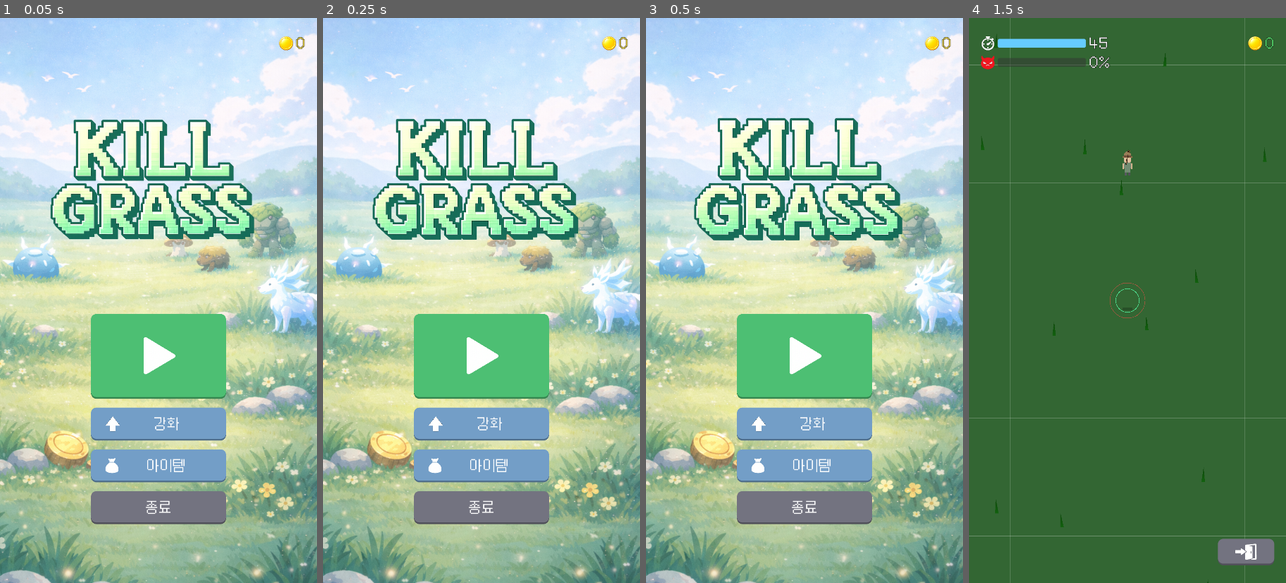
Above: before the commit, frames 1-4 (left to right).
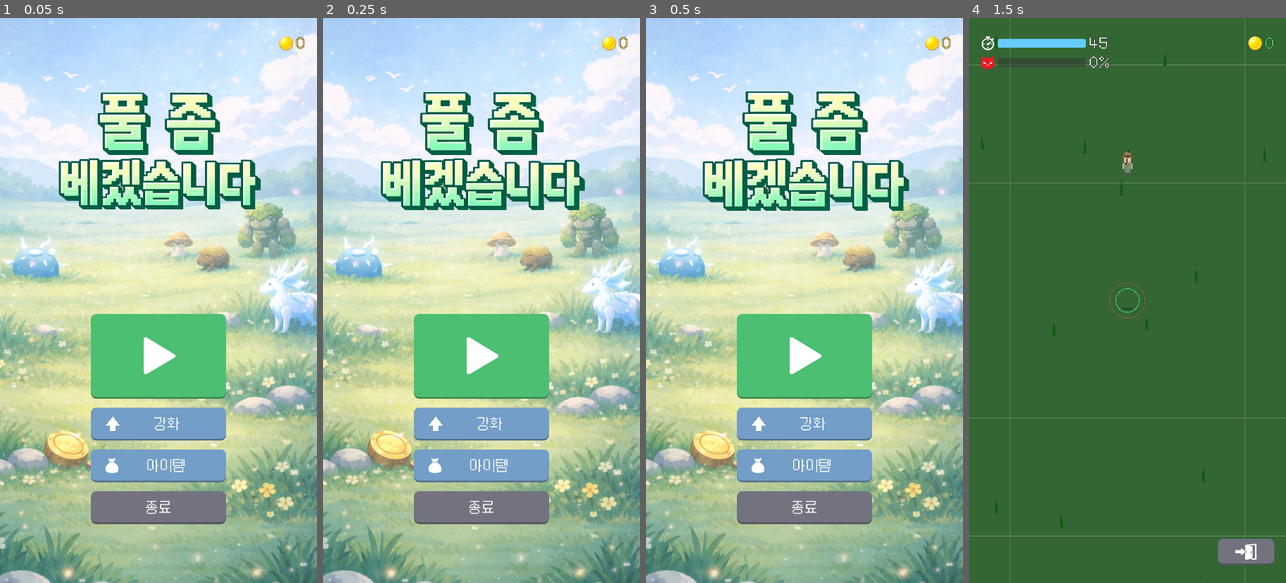
Above: after the commit, the same moments.

Repository: yellyB/game-kill_grass
Game: Godot game, scene res://scenes/ui/main_menu.tscn
The game is run twice, just before and just after one commit, with the same random seed, the same clock (stepped at 60 frames per second) and the same inputs. Sound files missing from this copy of the repository are replaced by a short silence.
Inputs (mouse positions are in pixels of both pictures, inside the frame that each line leads up to):
- Up to frame 1 (0.05 s): no input
- Up to frame 2 (0.25 s): no input
- Up to frame 3 (0.5 s): no input
- Up to frame 4 (1.5 s): click (1127, 357) at 0.5 s; click "게임 입장" at 1.25 s

The runs differ from the first frame. In frame 1, 12% of the frame differs, in the area x 15-83%, y 13-40%; in frame 2, 12%; in frame 3, 12%, in the area x 15-84%, y 13-40%; in frame 4, nothing differs.

Commit message:
Move app icons to app_icon folder, update title image size/position
- Move icon images to resources/images/app_icon/
- Update all import file paths and project references
- Resize title image to half size and shift down 100px

Co-Authored-By: Claude Opus 4.6 <noreply@anthropic.com>

Diff:
--- a/project.godot
+++ b/project.godot
@@ -13,7 +13,7 @@
 config/name="Kill Grass"
 run/main_scene="res://scenes/ui/main_menu.tscn"
 config/features=PackedStringArray("4.3", "Mobile")
-config/icon="res://resources/images/icon_256.png"
+config/icon="res://resources/images/app_icon/icon_256.png"
 config/quit_on_go_back=false
 
 [autoload]
--- a/scenes/ui/main_menu.tscn
+++ b/scenes/ui/main_menu.tscn
@@ -33,10 +33,10 @@
 layout_mode = 1
 anchors_preset = 10
 anchor_right = 1.0
-offset_left = -216.0
-offset_top = 107.0
-offset_right = 216.0
-offset_bottom = 1087.0
+offset_left = -108.0
+offset_top = 207.0
+offset_right = 108.0
+offset_bottom = 697.0
 grow_horizontal = 2
 texture = ExtResource("6_title")
 expand_mode = 1
Renamed: resources/images/icon_192.png -> resources/images/app_icon/icon_192.png
Not shown, changed: resources/images/app_icon/icon_192.png.import
Renamed: resources/images/icon_256.png -> resources/images/app_icon/icon_256.png
Not shown, changed: resources/images/app_icon/icon_256.png.import
Renamed: resources/images/icon_432.png -> resources/images/app_icon/icon_432.png
Not shown, changed: resources/images/app_icon/icon_432.png.import
Not shown, changed: resources/images/app_icon/small_icon.jpg.import
Renamed: resources/images/small_icon.png -> resources/images/app_icon/small_icon.png
Not shown, changed: resources/images/app_icon/small_icon.png.import
Renamed: resources/images/small_icon1.jpg -> resources/images/app_icon/small_icon1.jpg
Not shown, changed: resources/images/app_icon/small_icon1.jpg.import
Binary file changed: resources/images/title.png
(and 2 more such lines)
